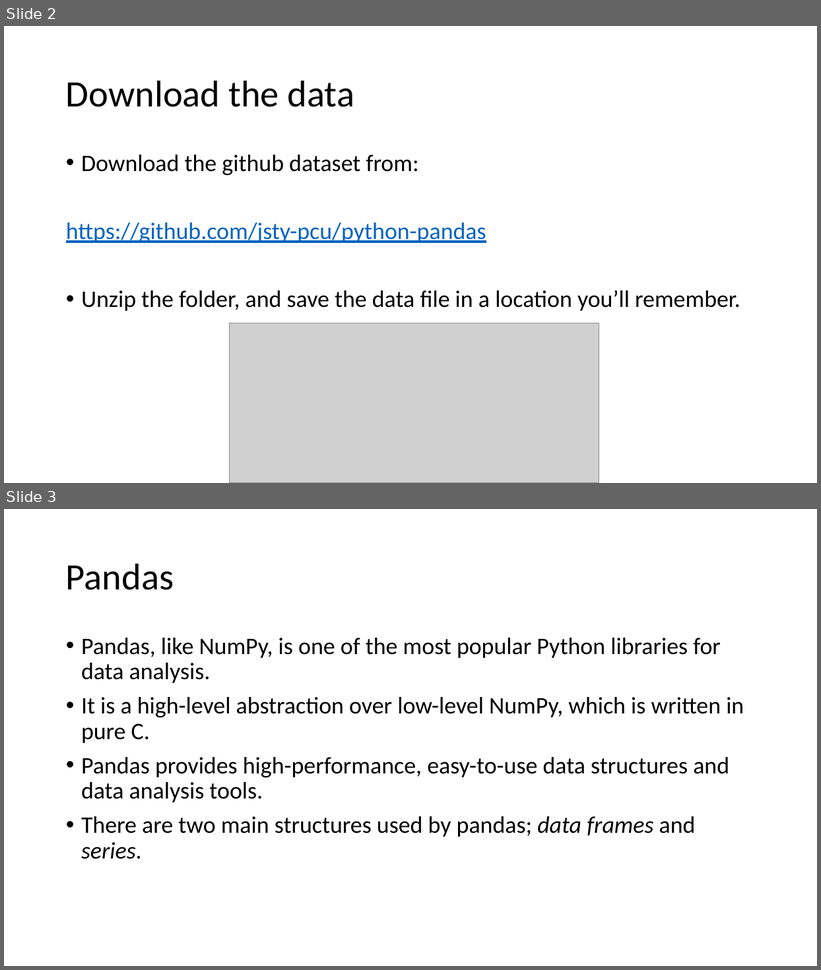
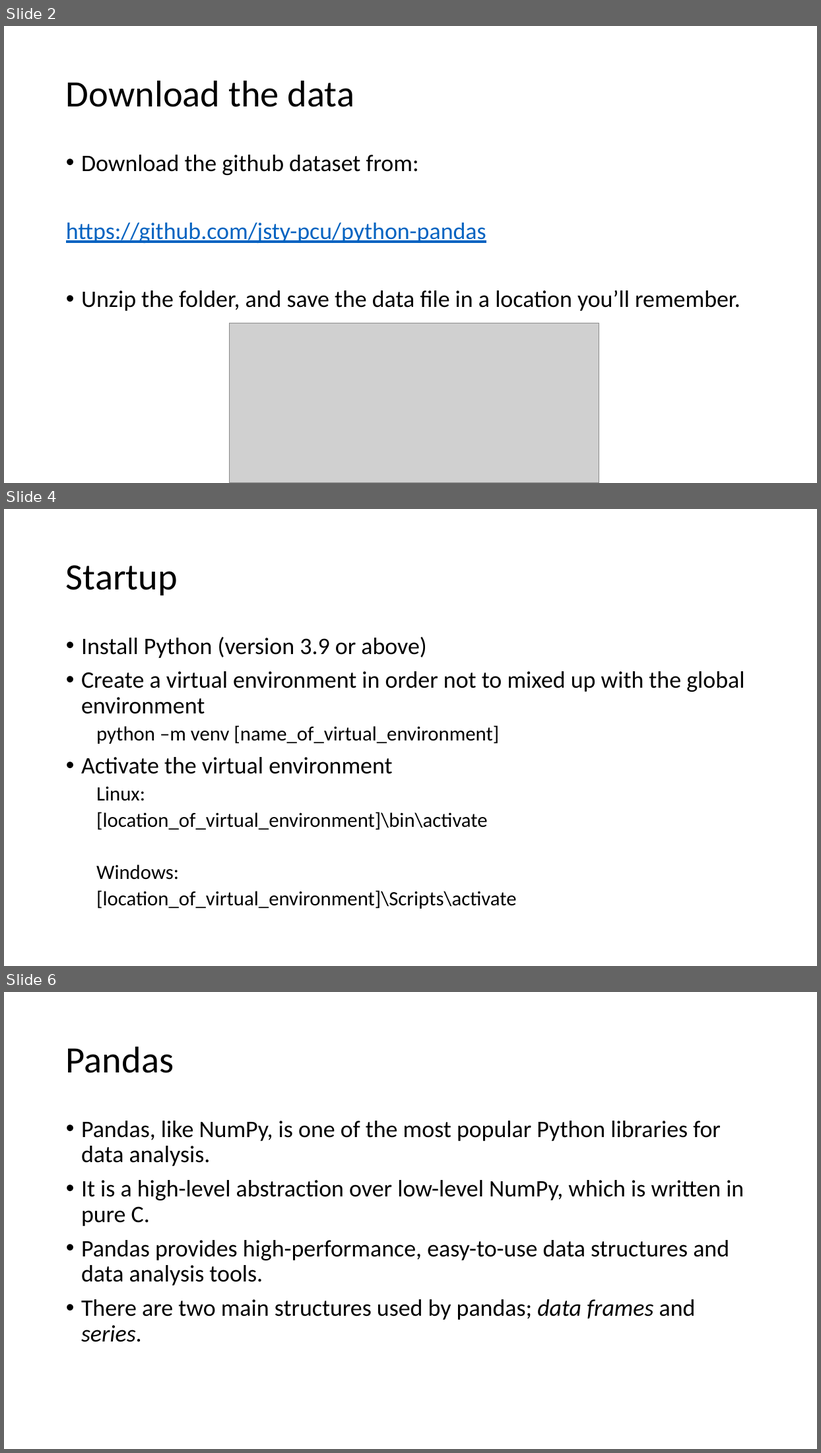
Before and after one commit to jsty-pcu/python-pandas, a slide deck: Data Analysis and Visualisation with Python Pandas.pptx. Shown one above the other, each under a label of ours: slides 2 and 3 before the commit, slides 2, 4 and 6 after it; the slides between them are not shown. The pictures are 821x970 and 821x1453 pixels, drawn with LibreOffice and Linux fonts; fonts in the diff are those of the drawing; grey boxes stand for pictures. Boxes give left, top, right and bottom in pixels: in the first picture for what was removed or moved away, otherwise in the second. Text is boxed around its words. In the diff, an @@ line names an element or a change of style, - is before the commit and + after.

```diff
--- a/Data Analysis and Visualisation with Python Pandas.pptx
+++ b/Data Analysis and Visualisation with Python Pandas.pptx
@@ slide 4 added at (4,509,817,966), background #FFFFFF @@
@@ title added at (66,565,178,595), 44 pt, text #000000 @@
+Startup
@@ text added at (81,637,745,909), 24 pt, text #000000 @@
+• Install Python (version 3.9 or above)
+• Create a virtual environment in order not to mixed up with the global environment
+  python –m venv [name_of_virtual_environment]
+• Activate the virtual environment
+  Linux:
+  [location_of_virtual_environment]\bin\activate
+  Windows:
+  [location_of_virtual_environment]\Scripts\activate
@@ what was slide 3 is now slide 6 @@
```
Also in this commit, not shown: 2 other slides added.
